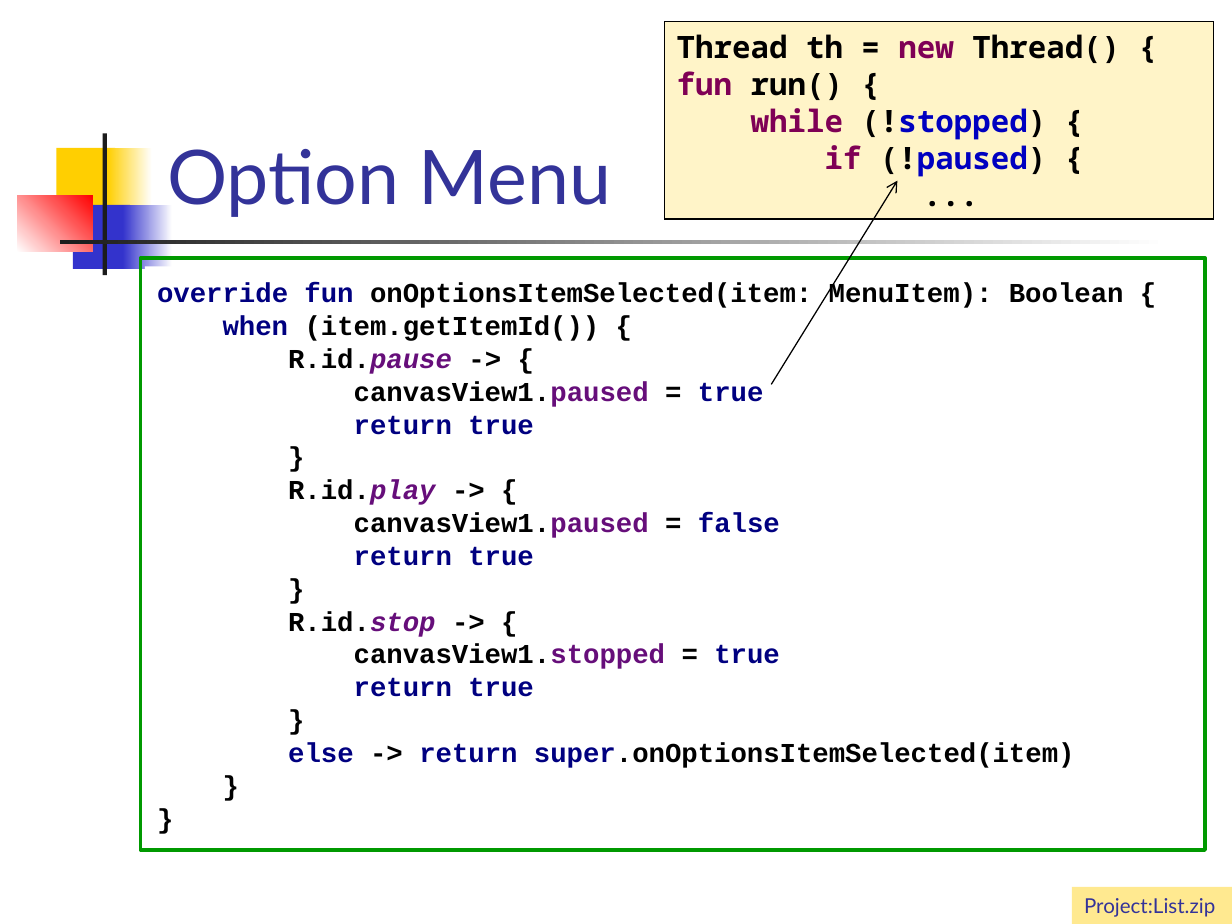
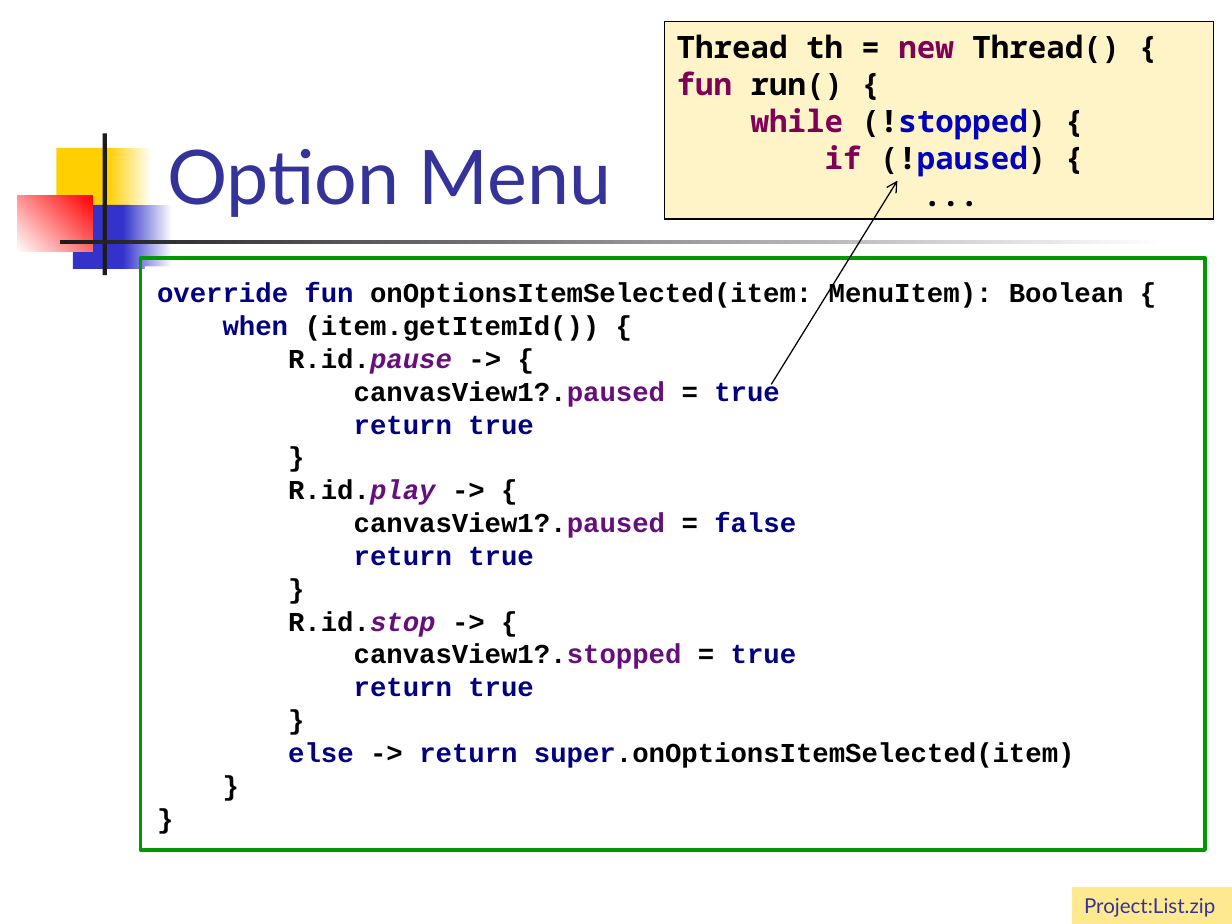
Before and after one commit to vmandro/Prednasky, a slide deck: slide 37 of 04/04_Android.ppt (slide 26 before the commit). Drawn at 1232x924 pixels with LibreOffice and Linux fonts; fonts in the diff are those of the drawing. Boxes give left, top, right and bottom in pixels: in the first picture for what was removed or moved away, otherwise in the second. Text is boxed around its words. In the diff, an @@ line names an element or a change of style, - is before the commit and + after.

```diff
--- a/04/04_Android.ppt
+++ b/04/04_Android.ppt
@@ text at bbox=[157, 283, 1124, 768]: text changed @@
-override fun onOptionsItemSelected(item: MenuItem): Boolean {
-when (item.getItemId()) {
-R.id.pause -> {
-canvasView1.paused = true
-return true
-}
-R.id.play -> {
-canvasView1.paused = false
-return true
-}
-R.id.stop -> {
-canvasView1.stopped = true
-return true
-}
-else -> return super.onOptionsItemSelected(item)
-}
-}
+override fun onOptionsItemSelected(item: MenuItem): Boolean {
+when (item.getItemId()) {
+R.id.pause -> {
+canvasView1?.paused = true
+return true
+}
+R.id.play -> {
+canvasView1?.paused = false
+return true
+}
+R.id.stop -> {
+canvasView1?.stopped = true
+return true
+}
+else -> return super.onOptionsItemSelected(item)
+}
+}
```
Also in this commit, not shown: 24 other slides changed, 13 slides added, 3 slides removed, 1 other file.
